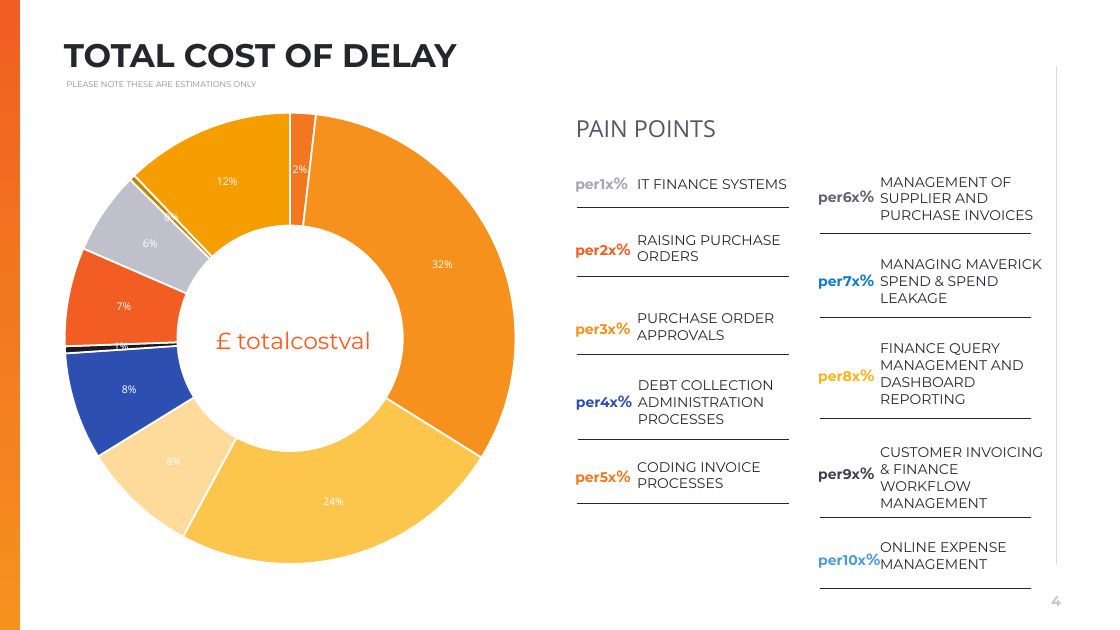
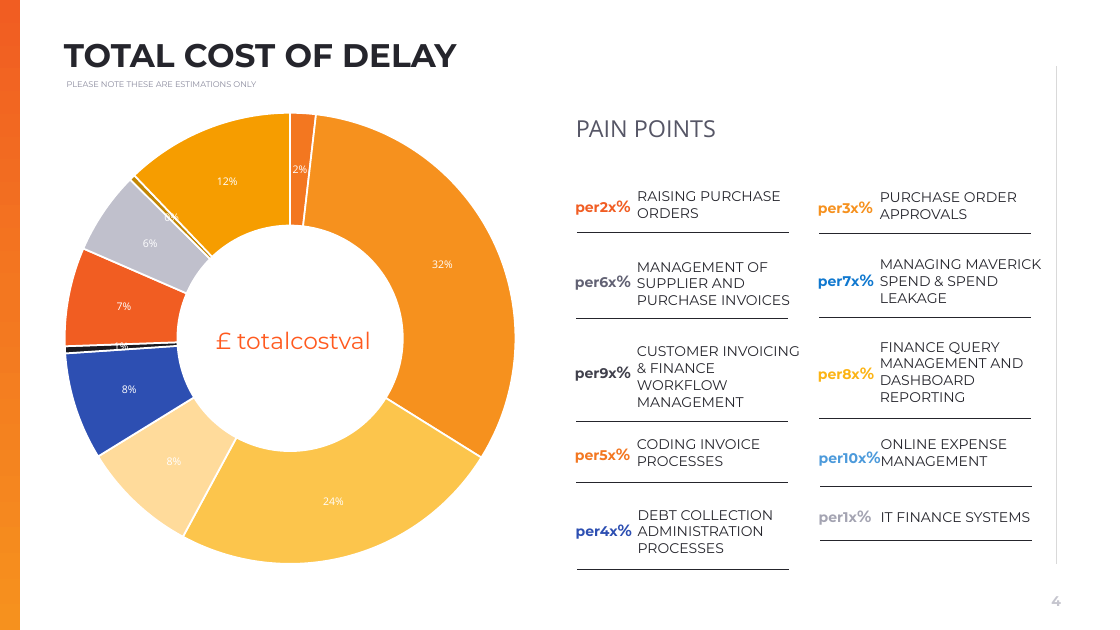
Before and after one commit to muratozdemirpiblo/ppt-api, a slide deck: slide 4 of sales.pptx. Drawn at 1120x630 pixels with LibreOffice and Linux fonts; fonts in the diff are those of the drawing; background and template pictures are left out. Boxes give left, top, right and bottom in pixels: in the first picture for what was removed or moved away, otherwise in the second. Text is boxed around its words. In the diff, an @@ line names an element or a change of style, - is before the commit and + after.

```diff
--- a/sales.pptx
+++ b/sales.pptx
@@ 2 texts, 1 line: place and size @@
-2 texts, 1 line at [575, 235, 789, 276]
+2 texts, 1 line at [575, 191, 789, 233]
@@ 2 texts, 1 line: place and size @@
-2 texts, 1 line at [575, 313, 789, 355]
+2 texts, 1 line at [818, 192, 1032, 233]
@@ 2 texts, 1 line: place and size @@
-2 texts, 1 line at [818, 177, 1033, 234]
+2 texts, 1 line at [575, 262, 790, 318]
@@ text "per9x%": place and size @@
-text "per9x%" at [818, 469, 860, 482]
+text "per9x%" at [575, 368, 617, 381]
@@ text "CUSTOMER INVOICING & FINANCE WORKFLOW ...": place and size @@
-text "CUSTOMER INVOICING & FINANCE WORKFLOW ..." at [880, 447, 1043, 508]
+text "CUSTOMER INVOICING & FINANCE WORKFLOW ..." at [637, 346, 800, 407]
@@ text "per5x%": place and size @@
-text "per5x%" at [575, 472, 616, 485]
+text "per5x%" at [575, 450, 616, 463]
@@ line moved from (820, 518) - (1032, 518) to (576, 421) - (788, 421) @@
@@ text "CODING INVOICE PROCESSES": place and size @@
-text "CODING INVOICE PROCESSES" at [637, 462, 760, 488]
+text "CODING INVOICE PROCESSES" at [637, 439, 760, 466]
@@ line moved from (577, 504) - (789, 504) to (576, 483) - (788, 483) @@
@@ text "per1x%": place and size @@
-text "per1x%" at [575, 179, 613, 192]
+text "per1x%" at [819, 512, 857, 525]
@@ 2 texts, 1 line: place and size @@
-2 texts, 1 line at [818, 542, 1032, 588]
+2 texts, 1 line at [819, 439, 1032, 486]
@@ text "IT FINANCE SYSTEMS": place and size @@
-text "IT FINANCE SYSTEMS" at [637, 179, 787, 189]
+text "IT FINANCE SYSTEMS" at [881, 512, 1030, 522]
@@ line moved from (577, 208) - (789, 208) to (820, 540) - (1032, 540) @@
@@ 2 texts, 1 line: place and size @@
-2 texts, 1 line at [576, 380, 790, 439]
+2 texts, 1 line at [576, 510, 789, 570]
```
Also in this commit, not shown: 1 other file.
